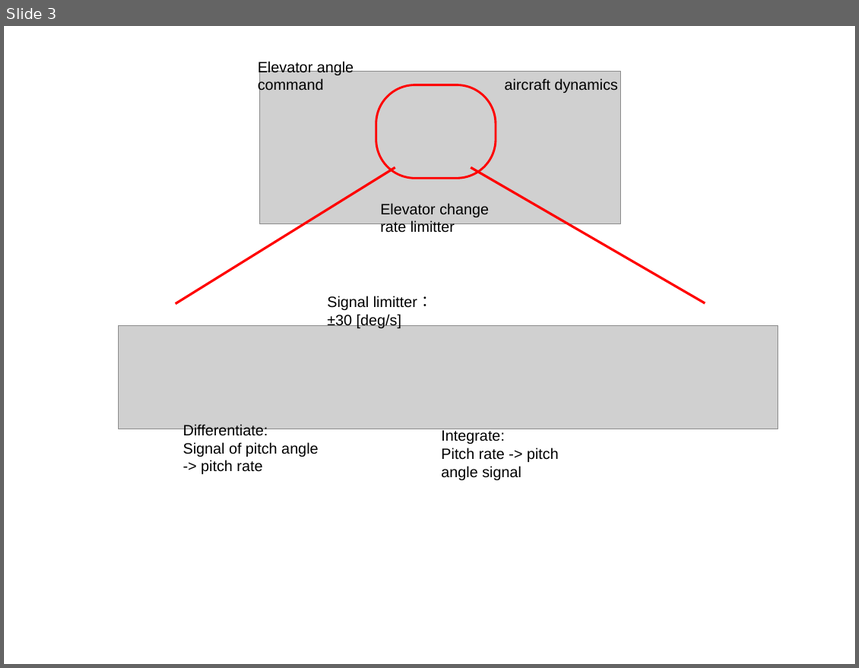
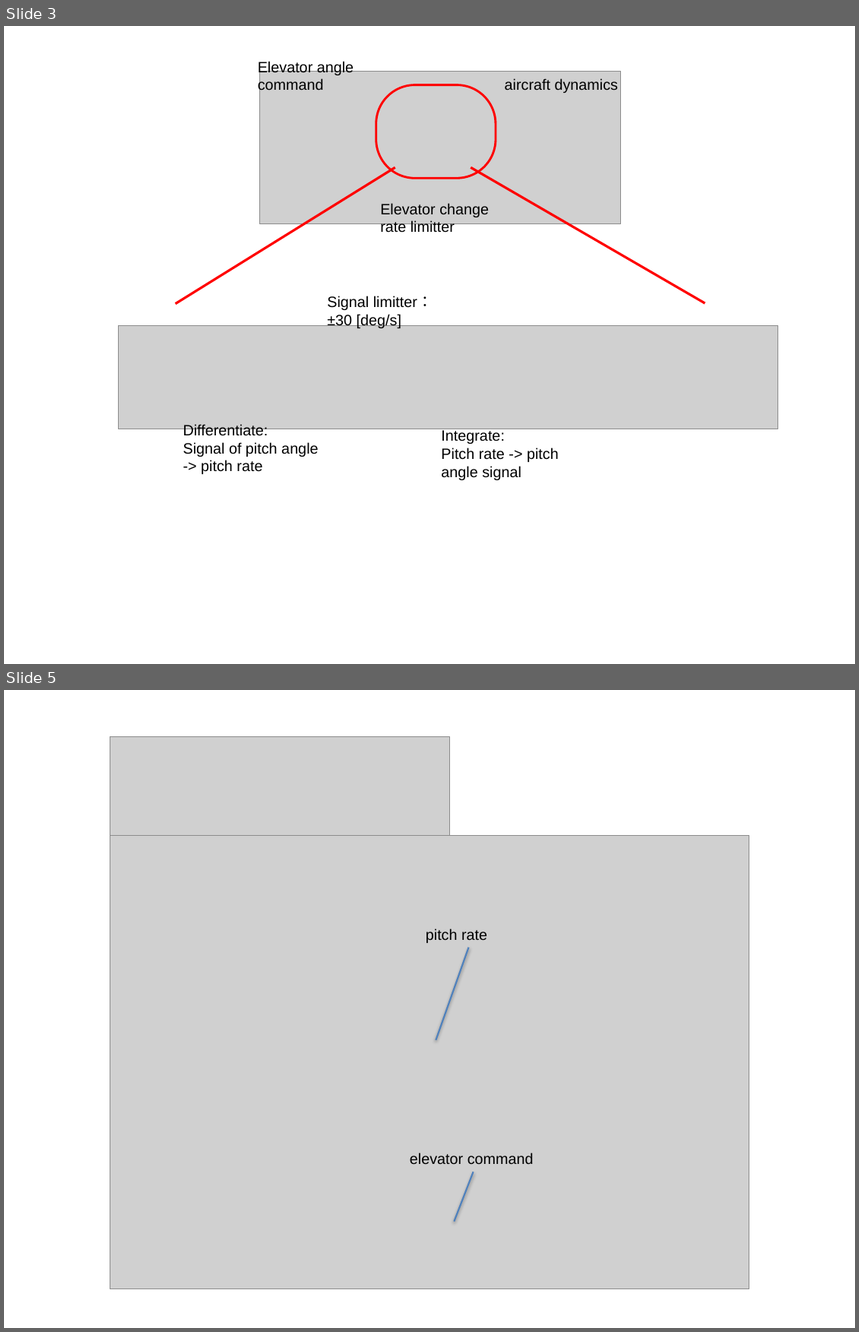
Before and after one commit to zeta-plusplus/SystemModels, a slide deck: figs/makeFig.pptx. Shown one above the other, each under a label of ours: slide 3 before the commit, slides 3 and 5 after it; the slides between them are not shown. The pictures are 859x668 and 859x1332 pixels, drawn with LibreOffice and Linux fonts; fonts in the diff are those of the drawing; grey boxes stand for pictures. Boxes give left, top, right and bottom in pixels: in the first picture for what was removed or moved away, otherwise in the second. Text is boxed around its words. In the diff, an @@ line names an element or a change of style, - is before the commit and + after.

```diff
--- a/figs/makeFig.pptx
+++ b/figs/makeFig.pptx
@@ slide 5 added at [4,690,855,1328], background #FFFFFF @@
@@ picture added at [110,737,449,838] @@
@@ picture added at [110,835,750,1290] @@
@@ text added at [426,929,487,943], 14 pt, text #000000 @@
+pitch rate
@@ line added from (436, 1040) to (469, 947), #4F81BD 1.5 pt @@
@@ text added at [410,1153,534,1164], 14 pt, text #000000 @@
+elevator command
@@ line added from (455, 1222) to (474, 1172), #4F81BD 1.5 pt @@
```
Also in this commit, not shown: 2 slides changed, 11 other slides added, 10 slides removed, 24 other files.
